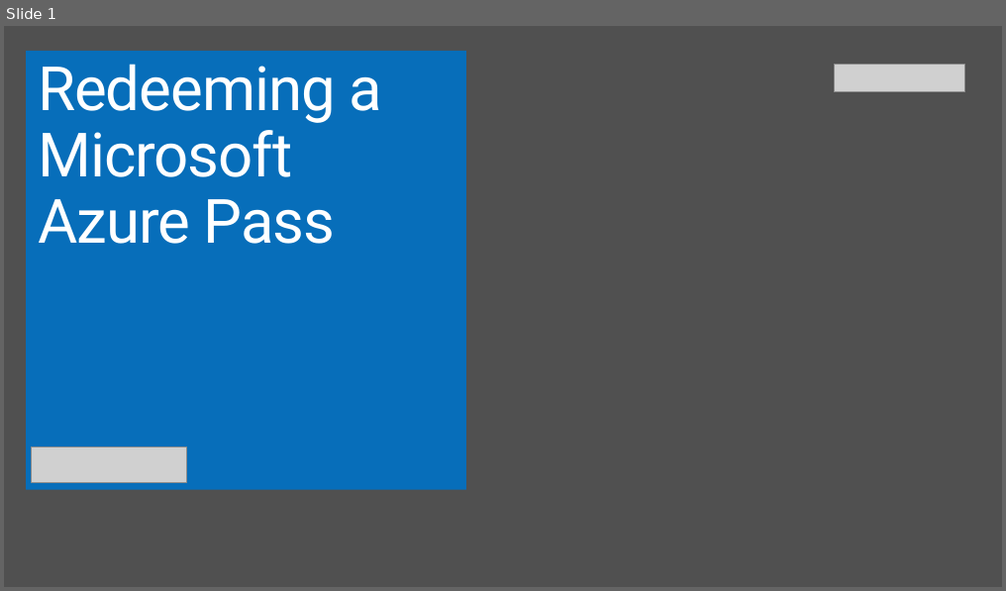
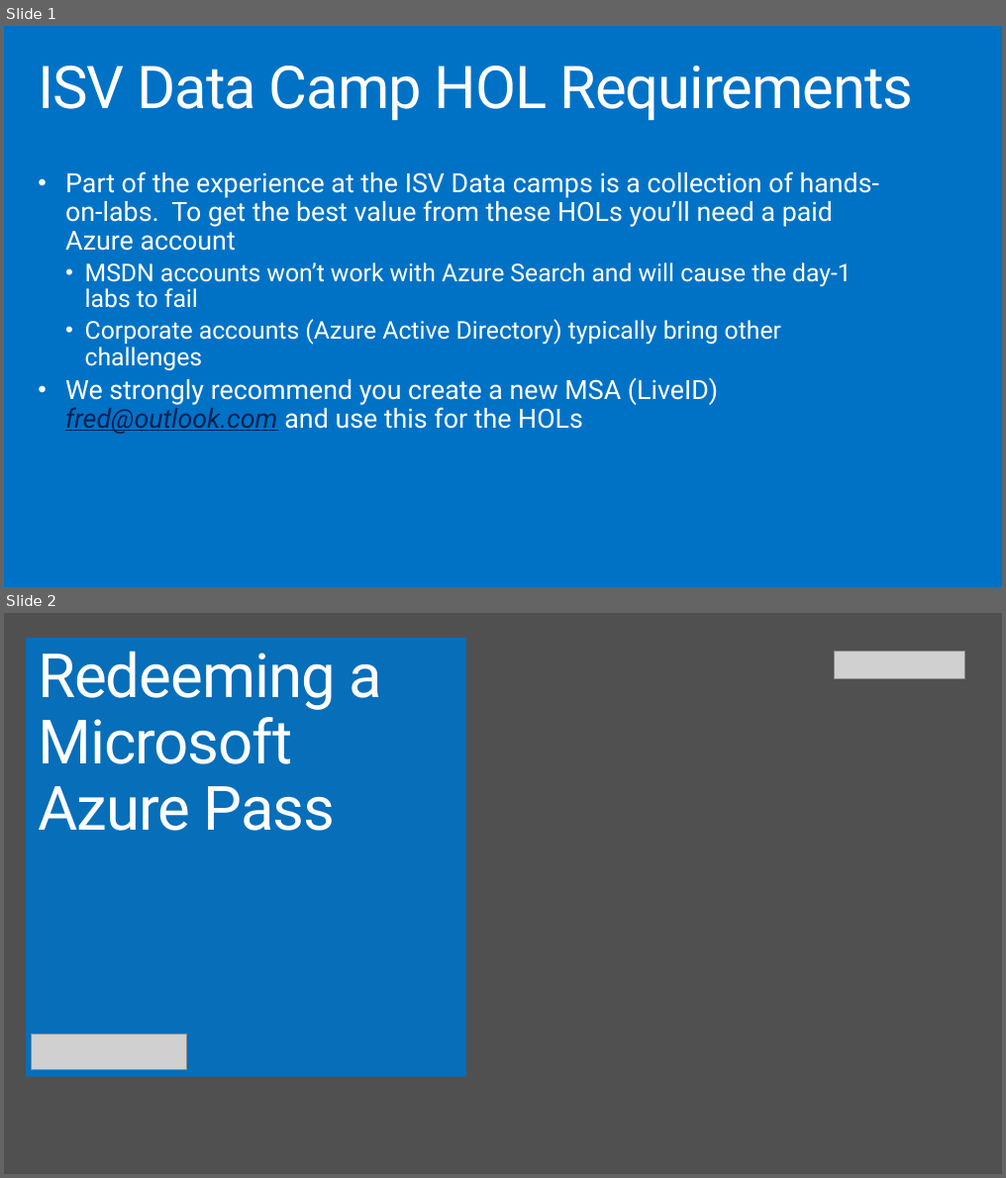
Before and after one commit to microsoft/WingTipTickets, a slide deck: Using and AzurePass with your LiveID.pptx. Shown one above the other, each under a label of ours: slide 1 before the commit, slides 1 and 2 after it. The pictures are 1006x591 and 1006x1178 pixels, drawn with LibreOffice and Linux fonts; fonts in the diff are those of the drawing; grey boxes stand for pictures; background and template pictures are left out. Boxes give left, top, right and bottom in pixels: in the first picture for what was removed or moved away, otherwise in the second. Text is boxed around its words. In the diff, an @@ line names an element or a change of style, - is before the commit and + after.

Commit message:
Updated AzurePass instructions

```diff
--- a/Using and AzurePass with your LiveID.pptx
+++ b/Using and AzurePass with your LiveID.pptx
@@ slide 1 added at (4, 26, 1002, 587), background #0072C6 @@
@@ title added at (38, 66, 913, 120), 56.9 pt, text #FFFFFF @@
+ISV Data Camp HOL Requirements
@@ text added at (65, 172, 879, 434), 25.5 pt, text #FFFFFF @@
+• Part of the experience at the ISV Data camps is a collection of hands-on-labs. To get the best value from these HOLs you’ll need a paid Azure account
+  • MSDN accounts won’t work with Azure Search and will cause the day-1 labs to fail
+  • Corporate accounts (Azure Active Directory) typically bring other challenges
+• We strongly recommend you create a new MSA (LiveID) fred@outlook.com and use this for the HOLs
@@ what was slide 1 is now slide 2 @@
```
